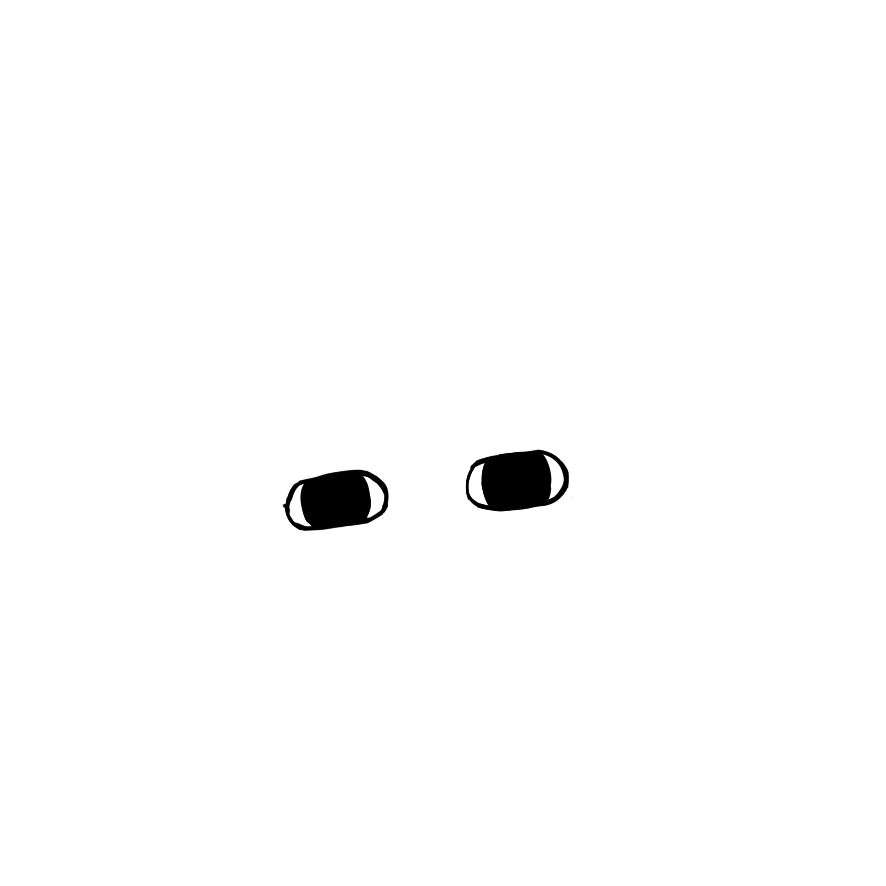
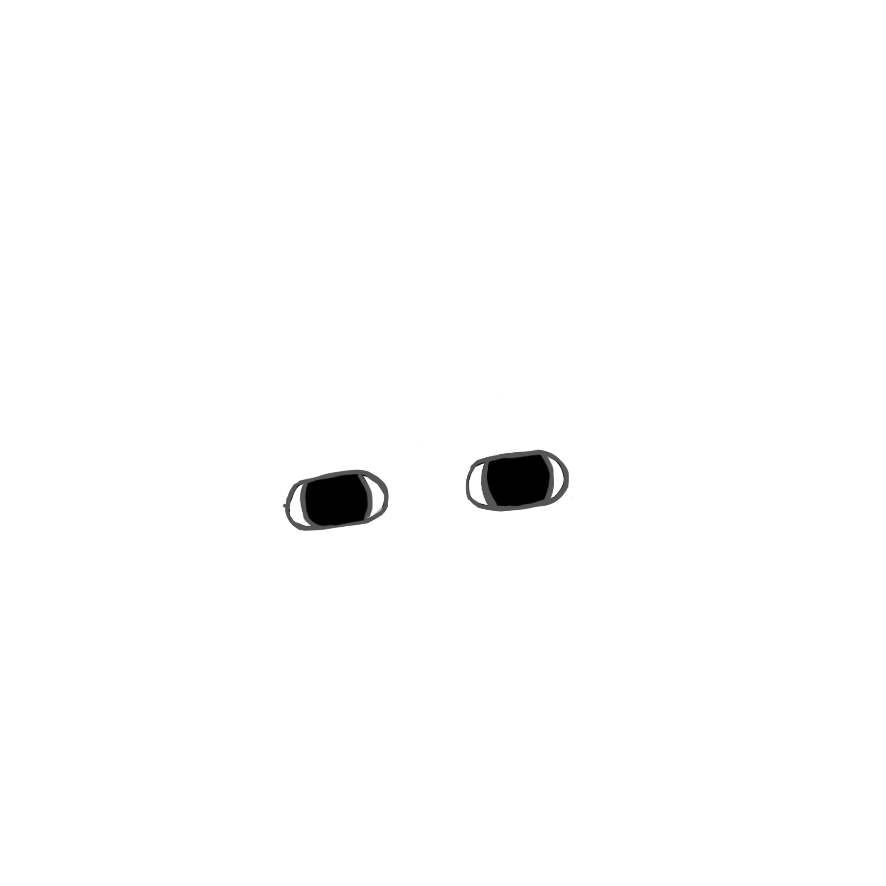
The second 886px x 886px image is a revision of the first. Changes to its layers:
painted on "eyes_o" over [left=277, top=449, right=572, bottom=531]
painted on "eyes_c" over [left=282, top=449, right=572, bottom=531]
